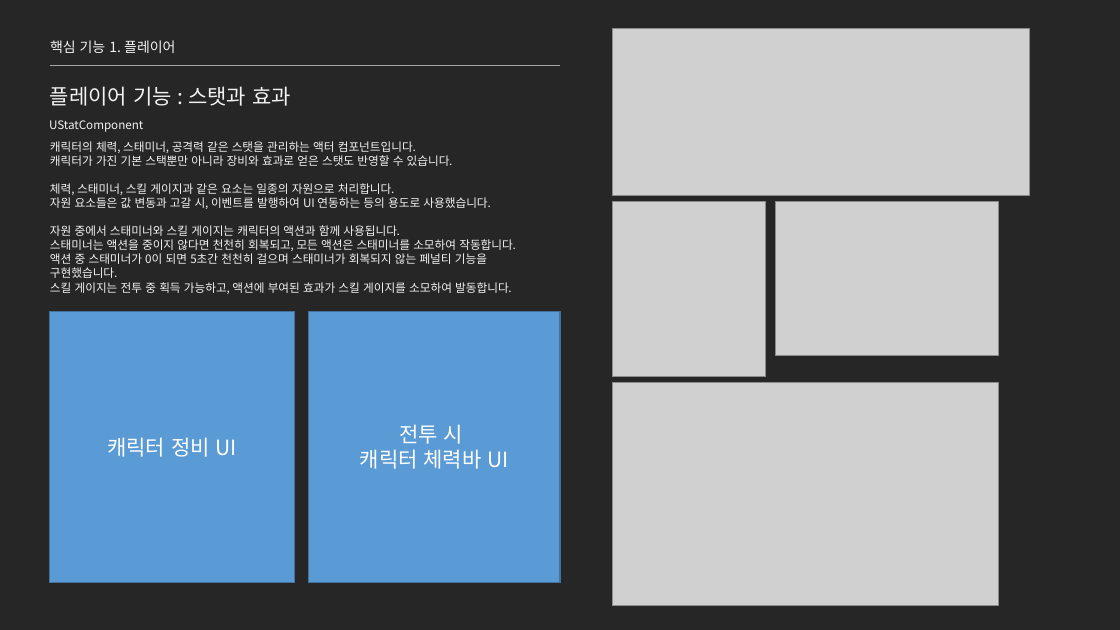
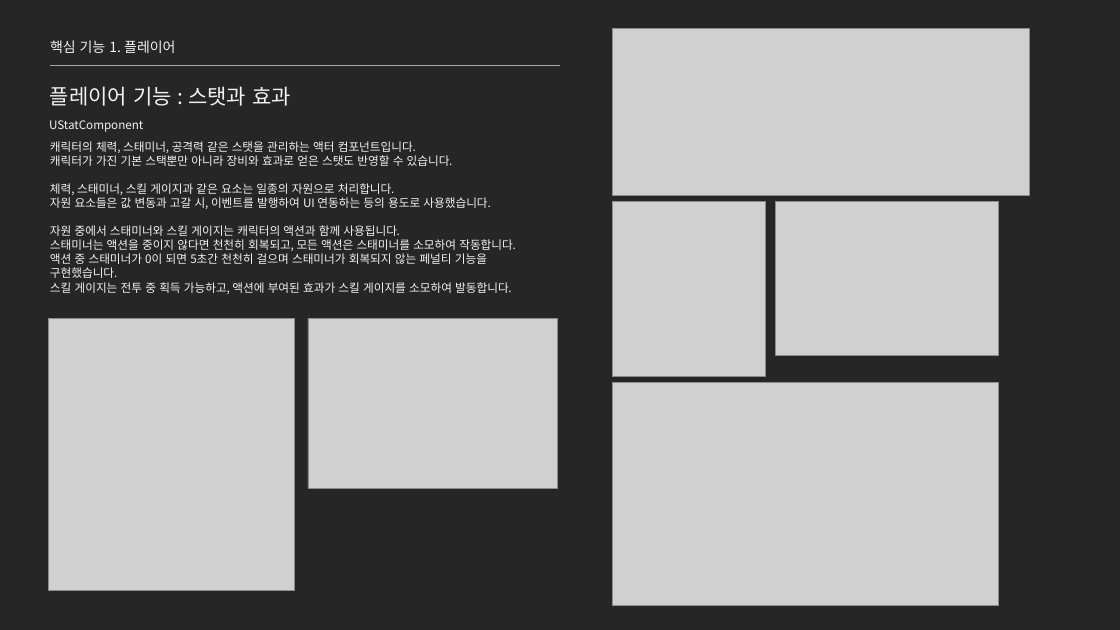
Before and after one commit to jhk0701/project-ARPGHunter, a slide deck: slide 8 of Docs/UnrealEngine_문서_김정환.pptx. Drawn at 1120x630 pixels with LibreOffice and Linux fonts; fonts in the diff are those of the drawing; grey boxes stand for pictures. Boxes give left, top, right and bottom in pixels: in the first picture for what was removed or moved away, otherwise in the second. Text is boxed around its words. In the diff, an @@ line names an element or a change of style, - is before the commit and + after.

```diff
--- a/Docs/UnrealEngine_문서_김정환.pptx
+++ b/Docs/UnrealEngine_문서_김정환.pptx
@@ picture added at [49,318,295,591] @@
@@ rectangle removed at [50,312,295,582] @@
-캐릭터 정비 UI
@@ rectangle removed at [308,312,560,582] @@
-전투 시
-캐릭터 체력바 UI
@@ picture added at [308,318,558,489] @@
```
Also in this commit, not shown: 15 other slides changed, 15 other files.
